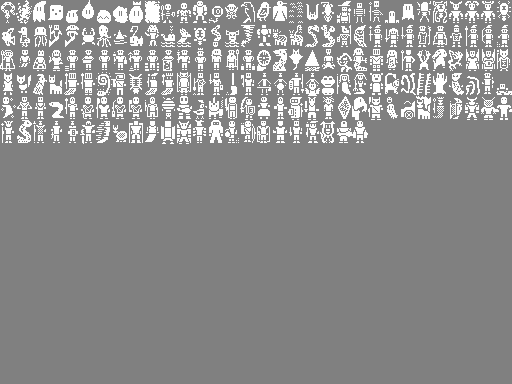
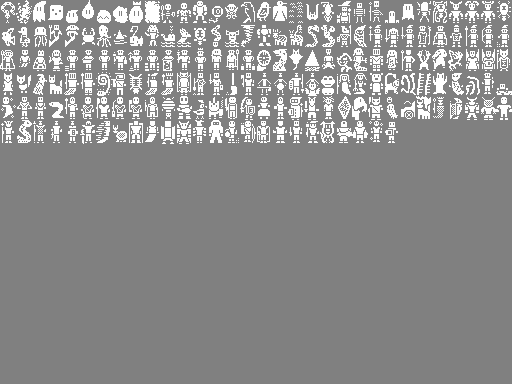
Revision of a layered (512, 384) image; what changed, layer by layer:
painted on "Background" over left=369, top=121, right=398, bottom=143
